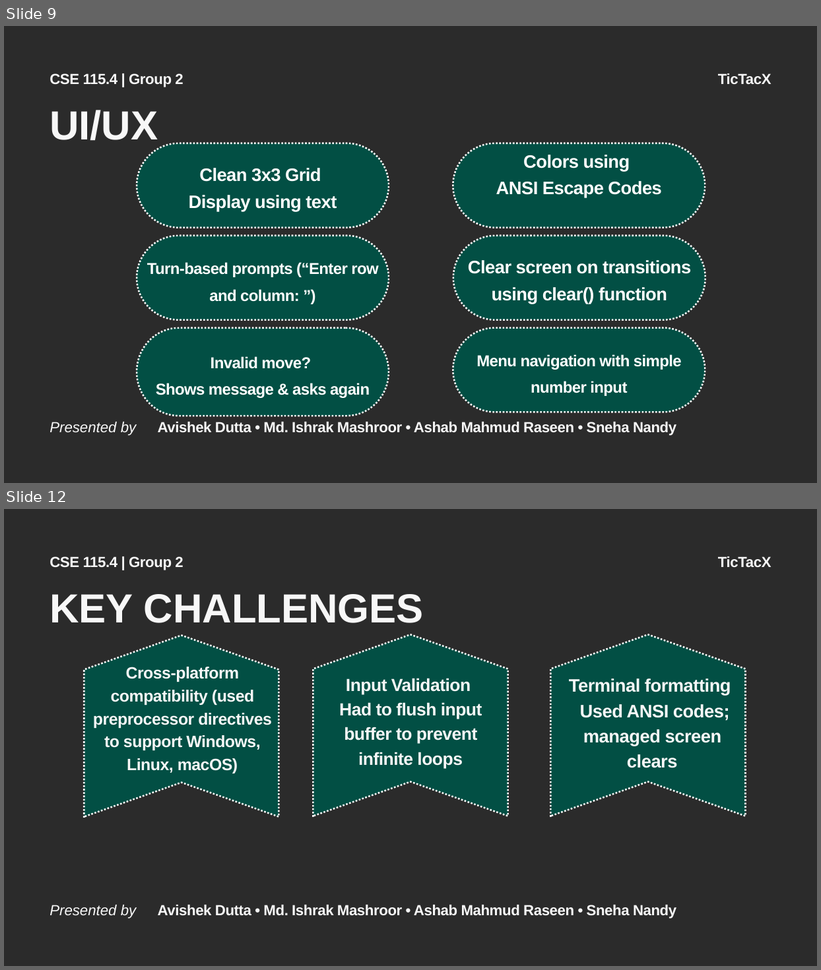
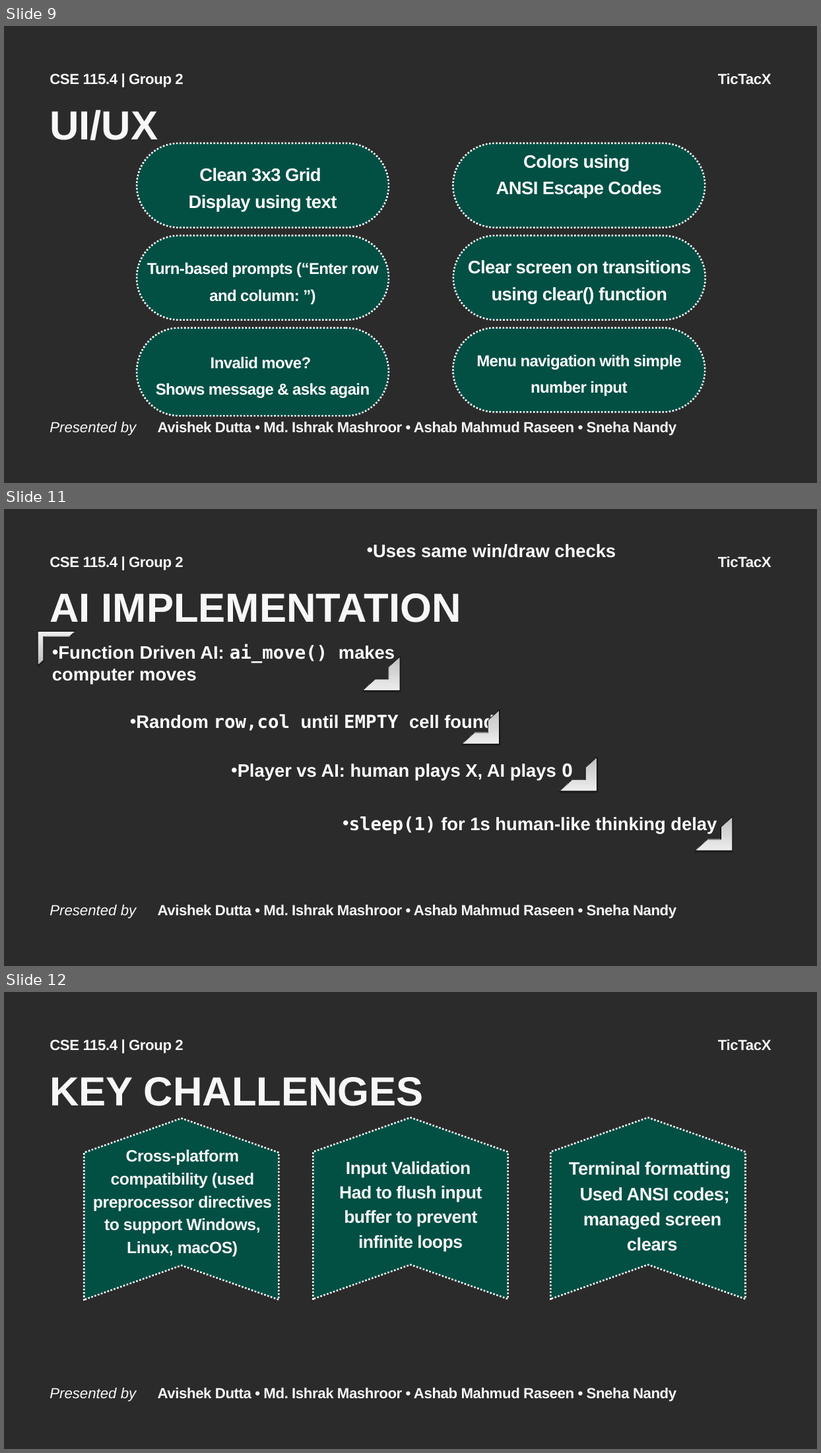
Before and after one commit to tyroruyk/tictacx, a slide deck: others/TicTacX.pptx. Shown one above the other, each under a label of ours: slides 9 and 12 before the commit, slides 9, 11 and 12 after it; the slides between them are not shown. The pictures are 821x970 and 821x1453 pixels, drawn with LibreOffice and Linux fonts; fonts in the diff are those of the drawing; background and template pictures are left out; a plain dark background stands for a picture behind light text. Boxes give left, top, right and bottom in pixels: in the first picture for what was removed or moved away, otherwise in the second. Text is boxed around its words. In the diff, an @@ line names an element or a change of style, - is before the commit and + after.

```diff
--- a/others/TicTacX.pptx
+++ b/others/TicTacX.pptx
@@ slide 11 added at box(4, 509, 817, 966), background picture (left out); not listed: 4 template elements that a slide beside it also shows @@
@@ text added at box(373, 544, 616, 558), 32 pt, text #FFFFFF, bold @@
+• Uses same win/draw checks
@@ text added at box(50, 593, 461, 623), 72 pt, text #F7F7F7, bold @@
+AI IMPLEMENTATION
@@ half frame added at box(38, 631, 75, 665), fill gradient #BDBDBD to #D1D1D1 to #EEEEEE, outline #000000 0.75 pt @@
@@ text added at box(52, 644, 395, 685), 32 pt, text #FFFFFF, bold @@
+• Function Driven AI: ai_move() makes computer moves
@@ half frame added at box(362, 657, 400, 691), fill gradient #BDBDBD to #D1D1D1 to #EEEEEE, outline #000000 0.75 pt @@
@@ text added at box(136, 714, 494, 732), 32 pt, text #FFFFFF, bold @@
+• Random row,col until EMPTY cell found
@@ half frame added at box(462, 710, 500, 744), fill gradient #BDBDBD to #D1D1D1 to #EEEEEE, outline #000000 0.75 pt @@
@@ text added at box(238, 763, 572, 781), 32 pt, text #FFFFFF, bold @@
+• Player vs AI: human plays X, AI plays O
@@ half frame added at box(560, 757, 597, 791), fill gradient #BDBDBD to #D1D1D1 to #EEEEEE, outline #000000 0.75 pt @@
@@ text added at box(349, 817, 717, 834), 32 pt, text #FFFFFF, bold @@
+• sleep(1) for 1s human-like thinking delay
@@ half frame added at box(695, 817, 733, 851), fill gradient #BDBDBD to #D1D1D1 to #EEEEEE, outline #000000 0.75 pt @@
```
Also in this commit, not shown: 2 slides changed, 1 other slide added, 2 slides removed.
